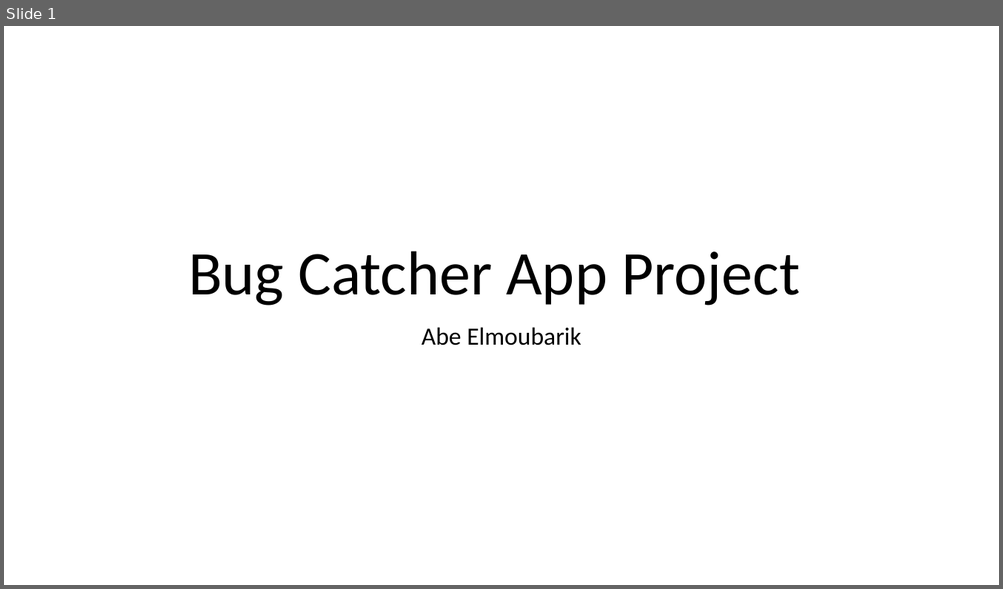
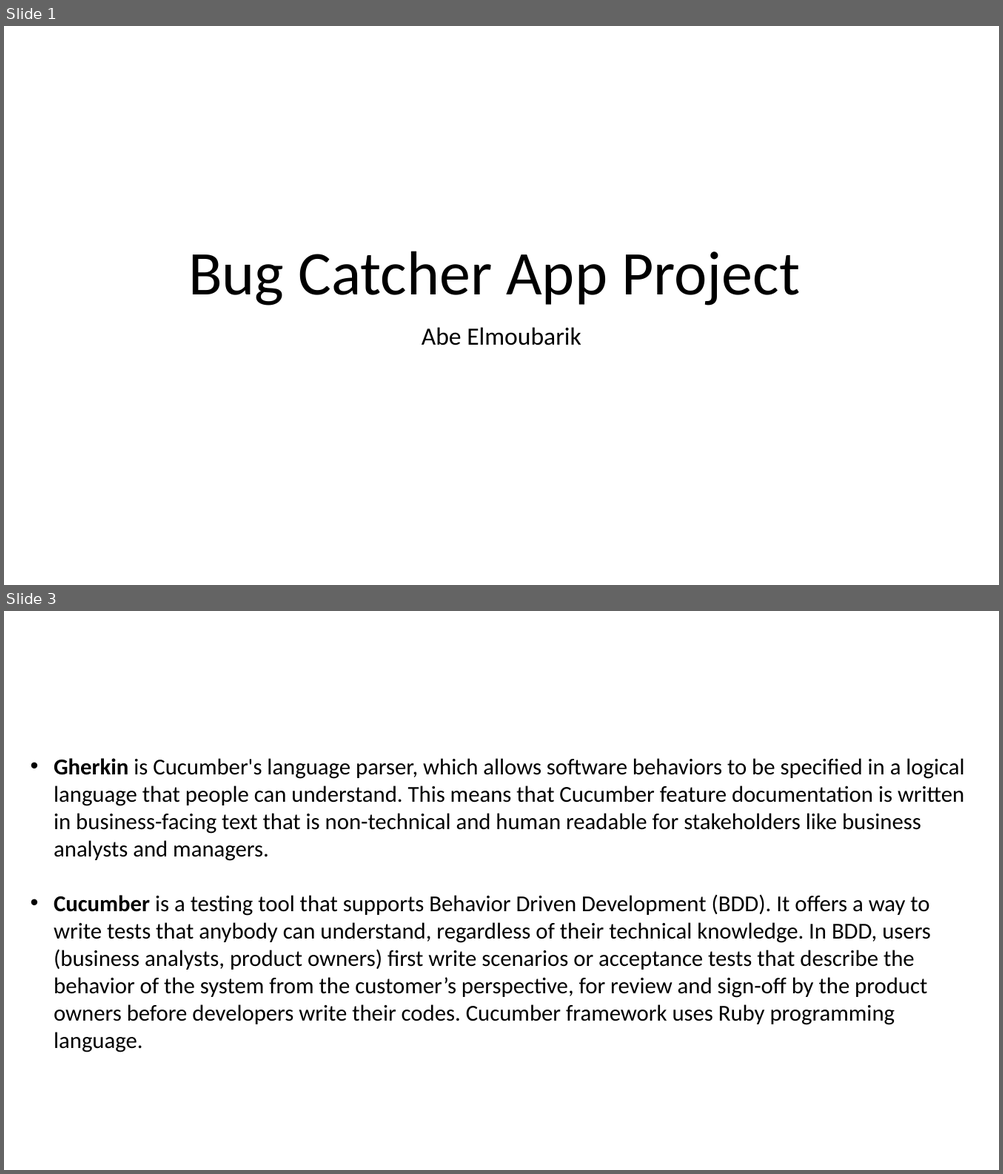
Before and after one commit to 220912-jwa/Abe_Elmoubarik_Project_0, a slide deck: Project 0 Presentation .pptx. Shown one above the other, each under a label of ours: slide 1 before the commit, slides 1 and 3 after it; the slides between them are not shown. The pictures are 1003x589 and 1003x1174 pixels, drawn with LibreOffice and Linux fonts; fonts in the diff are those of the drawing. Boxes give left, top, right and bottom in pixels: in the first picture for what was removed or moved away, otherwise in the second. Text is boxed around its words. In the diff, an @@ line names an element or a change of style, - is before the commit and + after.

Commit message:
updating presentation

```diff
--- a/Project 0 Presentation .pptx
+++ b/Project 0 Presentation .pptx
@@ slide 3 added at box(4, 611, 999, 1170), background #FFFFFF @@
@@ text added at box(54, 758, 964, 1053), 22 pt, text #000000 @@
+• Gherkin is Cucumber's language parser, which allows software behaviors to be specified in a logical language that people can understand. This means that Cucumber feature documentation is written in business-facing text that is non-technical and human readable for stakeholders like business analysts and managers.
+• Cucumber is a testing tool that supports Behavior Driven Development (BDD). It offers a way to write tests that anybody can understand, regardless of their technical knowledge. In BDD, users (business analysts, product owners) first write scenarios or acceptance tests that describe the behavior of the system from the customer’s perspective, for review and sign-off by the product owners before developers write their codes. Cucumber framework uses Ruby programming language.
```
Also in this commit, not shown: 1 other slide added, 1 slide removed, 1 other file.
